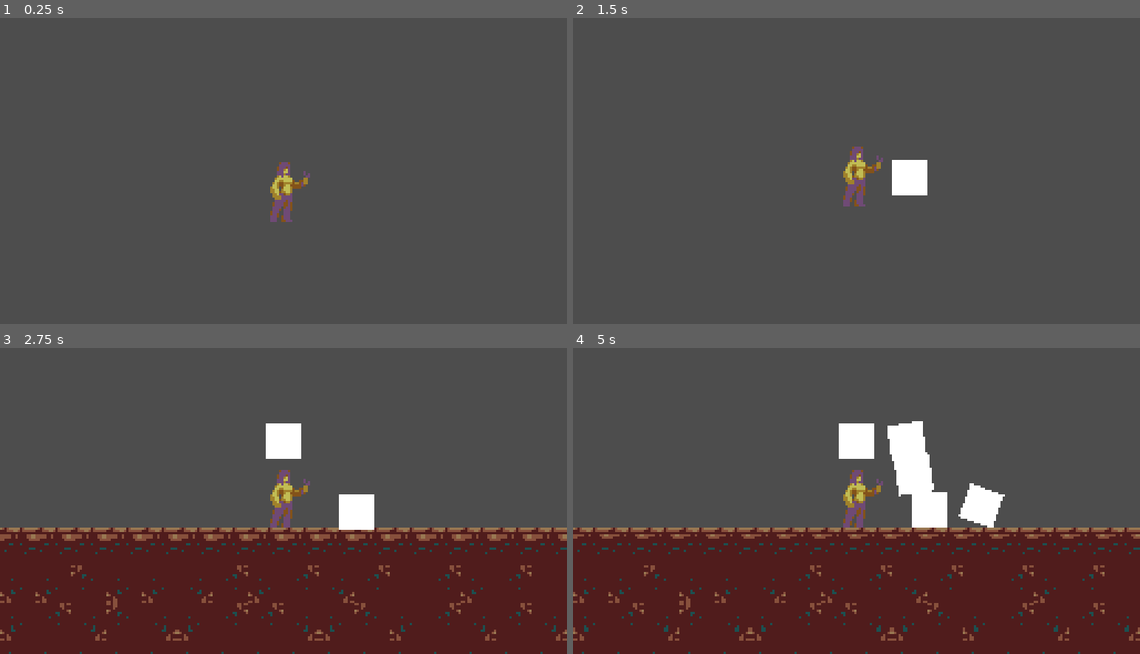
Above: before the commit, frames 1-4 (two rows, left to right).
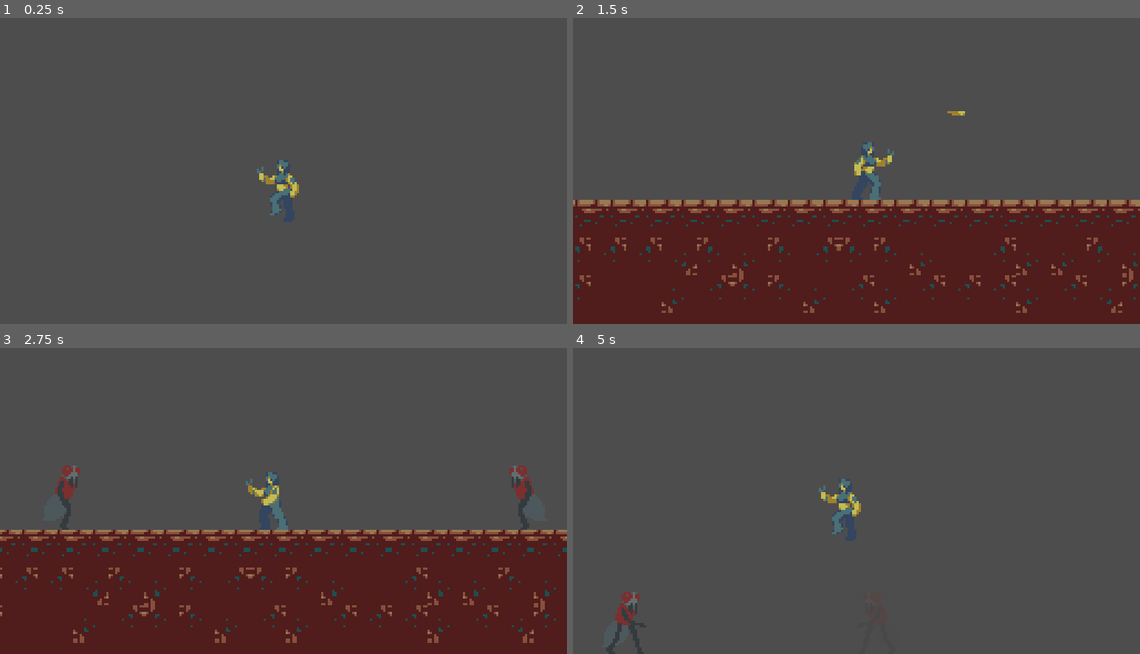
Above: after the commit, the same moments.

Repository: caduceusj/Hallowjam
Game: Godot game, scene res://Cenas/test.tscn
Two runs of this game, one before a commit and one after it. Both use one fixed random seed, a clock stepped at 60 frames per second and the inputs below. The project has no main scene, so this scene is started directly.
Inputs:
- Up to frame 1 (0.25 s): no input
- Up to frame 2 (1.5 s): tap Enter (ui_accept) at 0.5, 0.77 s; hold K (ui_shoot) 0.53-1.28 s; hold Right (ui_right) from 0.53 s (still down); tap K (ui_shoot) at 1.35 s
- Up to frame 3 (2.75 s): tap Enter (ui_accept) at 1.52 s; release Right (ui_right) at 2.03 s; hold Left (ui_left) from 2.03 s (still down); hold K (ui_shoot) from 2.03 s (still down)
- Up to frame 4 (5 s): release Left (ui_left) at 2.78 s; release K (ui_shoot) at 2.78 s; hold Right (ui_right) 2.78-4.28 s; tap K (ui_shoot) at 2.85, 4.35 s; tap Enter (ui_accept) at 3.02, 3.77, 4.52 s; hold K (ui_shoot) 3.53-4.28 s; tap C (ui_skill, bound only after the commit) at 4.15 s; hold Left (ui_left) from 4.28 s (still down)

The runs differ from the first frame. In frame 1, 0.8% of the frame differs, in the area x 45-55%, y 46-67%; in frame 2, 42%; in frame 3, 9.1%; in frame 4, 46%, in the area x 0-100%, y 23-100%.

Commit message:
Seu sonho né boe

Diff:
--- /dev/null
+++ b/HallowJam/Cenas/Bullets/axe.tscn
@@ -0,0 +1,36 @@
+[gd_scene load_steps=5 format=3 uid="uid://c3ij38jpmy8wj"]
+
+[ext_resource type="Script" path="res://Scripts/bullet.gd" id="1_vwiuv"]
+[ext_resource type="Texture2D" uid="uid://navdrpwcnup8" path="res://Sprite/Placeholder/Axe.png" id="2_tst54"]
+
+[sub_resource type="RectangleShape2D" id="RectangleShape2D_olwh0"]
+size = Vector2(16, 15)
+
+[sub_resource type="SpriteFrames" id="SpriteFrames_vkq2e"]
+animations = [{
+"frames": [{
+"duration": 1.0,
+"texture": ExtResource("2_tst54")
+}],
+"loop": true,
+"name": &"bullet",
+"speed": 10.0
+}]
+
+[node name="Axe" type="RigidBody2D"]
+mass = 0.01
+gravity_scale = 0.0
+script = ExtResource("1_vwiuv")
+speed = 300
+damage = 50
+coolDown = 2.0
+
+[node name="Area2D" type="Area2D" parent="." groups=["bullet"]]
+
+[node name="CollisionShape2D" type="CollisionShape2D" parent="Area2D"]
+position = Vector2(0, 0.5)
+shape = SubResource("RectangleShape2D_olwh0")
+
+[node name="AnimatedSprite2D" type="AnimatedSprite2D" parent="."]
+sprite_frames = SubResource("SpriteFrames_vkq2e")
+animation = &"bullet"
--- /dev/null
+++ b/HallowJam/Cenas/DescriptionToolTip/Description.tscn
@@ -0,0 +1,28 @@
+[gd_scene format=3 uid="uid://bfyf6dnvigxvi"]
+
+[node name="Control" type="Control"]
+layout_mode = 3
+anchors_preset = 15
+anchor_right = 1.0
+anchor_bottom = 1.0
+grow_horizontal = 2
+grow_vertical = 2
+
+[node name="MarginContainer" type="MarginContainer" parent="."]
+layout_mode = 0
+offset_left = -100.0
+offset_top = -12.0
+offset_right = 132.0
+offset_bottom = 26.0
+
+[node name="Panel" type="Panel" parent="MarginContainer"]
+layout_mode = 2
+
+[node name="Label" type="Label" parent="MarginContainer/Panel"]
+layout_mode = 0
+offset_left = 4.0
+offset_top = 8.0
+offset_right = 228.0
+offset_bottom = 32.0
+theme_override_font_sizes/font_size = 8
+text = "aaaaaa"
--- /dev/null
+++ b/HallowJam/Cenas/Enemy/enemyPrefab.tscn
@@ -0,0 +1,134 @@
+[gd_scene load_steps=15 format=3 uid="uid://biamoybuc33ng"]
+
+[ext_resource type="Script" path="res://Scripts/enemyPrefab.gd" id="1_vh1f7"]
+[ext_resource type="Texture2D" uid="uid://br78eg8f415t5" path="res://Sprite/EnemyBug/BugEnemy.png" id="2_x7wx0"]
+
+[sub_resource type="RectangleShape2D" id="RectangleShape2D_etq8c"]
+size = Vector2(20, 26)
+
+[sub_resource type="AtlasTexture" id="AtlasTexture_lmmd0"]
+atlas = ExtResource("2_x7wx0")
+region = Rect2(0, 32, 32, 32)
+
+[sub_resource type="AtlasTexture" id="AtlasTexture_lv53v"]
+atlas = ExtResource("2_x7wx0")
+region = Rect2(32, 32, 32, 32)
+
+[sub_resource type="AtlasTexture" id="AtlasTexture_wj5rk"]
+atlas = ExtResource("2_x7wx0")
+region = Rect2(64, 32, 32, 32)
+
+[sub_resource type="AtlasTexture" id="AtlasTexture_nl2kt"]
+atlas = ExtResource("2_x7wx0")
+region = Rect2(96, 32, 32, 32)
+
+[sub_resource type="SpriteFrames" id="SpriteFrames_81clx"]
+animations = [{
+"frames": [{
+"duration": 1.0,
+"texture": SubResource("AtlasTexture_lmmd0")
+}, {
+"duration": 1.0,
+"texture": SubResource("AtlasTexture_lv53v")
+}, {
+"duration": 1.0,
+"texture": SubResource("AtlasTexture_wj5rk")
+}, {
+"duration": 1.0,
+"texture": SubResource("AtlasTexture_nl2kt")
+}],
+"loop": true,
+"name": &"default",
+"speed": 5.0
+}]
+
+[sub_resource type="RectangleShape2D" id="RectangleShape2D_pstl5"]
+size = Vector2(192, 115)
+
+[sub_resource type="RectangleShape2D" id="RectangleShape2D_4k703"]
+size = Vector2(20, 28)
+
+[sub_resource type="Animation" id="Animation_lnnwp"]
+resource_name = "Damaged"
+length = 0.6
+tracks/0/type = "value"
+tracks/0/imported = false
+tracks/0/enabled = true
+tracks/0/path = NodePath("AnimatedSprite2D:modulate")
+tracks/0/interp = 1
+tracks/0/loop_wrap = true
+tracks/0/keys = {
+"times": PackedFloat32Array(0, 0.1, 0.2, 0.3, 0.4, 0.5, 0.6),
+"transitions": PackedFloat32Array(1, 1, 1, 1, 1, 1, 1),
+"update": 0,
+"values": [Color(1, 1, 1, 1), Color(0.996078, 0, 0, 1), Color(1, 1, 1, 1), Color(0.996078, 0, 0, 1), Color(1, 1, 1, 1), Color(0.996078, 0, 0, 1), Color(1, 1, 1, 1)]
+}
+
+[sub_resource type="Animation" id="Animation_7h6nt"]
+length = 0.001
+tracks/0/type = "value"
+tracks/0/imported = false
+tracks/0/enabled = true
+tracks/0/path = NodePath("AnimatedSprite2D:modulate")
+tracks/0/interp = 1
+tracks/0/loop_wrap = true
+tracks/0/keys = {
+"times": PackedFloat32Array(0),
+"transitions": PackedFloat32Array(1),
+"update": 0,
+"values": [Color(1, 1, 1, 1)]
+}
+
+[sub_resource type="Animation" id="Animation_cfwum"]
+resource_name = "death"
+length = 0.5
+tracks/0/type = "value"
+tracks/0/imported = false
+tracks/0/enabled = true
+tracks/0/path = NodePath("AnimatedSprite2D:modulate")
+tracks/0/interp = 1
+tracks/0/loop_wrap = true
+tracks/0/keys = {
+"times": PackedFloat32Array(0, 0.1, 0.2, 0.3, 0.4, 0.5),
+"transitions": PackedFloat32Array(1, 1, 1, 1, 1, 1),
+"update": 0,
+"values": [Color(1, 0, 0, 1), Color(1, 1, 1, 0.705882), Color(1, 0, 0, 1), Color(1, 1, 1, 0.392157), Color(1, 0, 0, 1), Color(1, 1, 1, 0)]
+}
+
+[sub_resource type="AnimationLibrary" id="AnimationLibrary_lhyqe"]
+_data = {
+"Damaged": SubResource("Animation_lnnwp"),
+"RESET": SubResource("Animation_7h6nt"),
+"death": SubResource("Animation_cfwum")
+}
+
+[node name="Enemy" type="CharacterBody2D"]
+script = ExtResource("1_vh1f7")
+
+[node name="CollisionShape2D" type="CollisionShape2D" parent="."]
+position = Vector2(0, 3)
+shape = SubResource("RectangleShape2D_etq8c")
+
+[node name="AnimatedSprite2D" type="AnimatedSprite2D" parent="."]
+sprite_frames = SubResource("SpriteFrames_81clx")
+
+[node name="DetectionArea" type="Area2D" parent="."]
+
+[node name="CollisionShape2D" type="CollisionShape2D" parent="DetectionArea"]
+position = Vector2(0, -41.5)
+shape = SubResource("RectangleShape2D_pstl5")
+debug_color = Color(0.996078, 0, 0.215686, 0.419608)
+
+[node name="BulletAndArea" type="Area2D" parent="."]
+
+[node name="CollisionShape2D" type="CollisionShape2D" parent="BulletAndArea"]
+position = Vector2(0, 2)
+shape = SubResource("RectangleShape2D_4k703")
+
+[node name="AnimationPlayer" type="AnimationPlayer" parent="."]
+libraries = {
+"": SubResource("AnimationLibrary_lhyqe")
+}
+
+[connection signal="area_entered" from="DetectionArea" to="." method="_on_area_2d_area_entered"]
+[connection signal="area_entered" from="BulletAndArea" to="." method="_on_bullet_and_area_area_entered"]
--- /dev/null
+++ b/HallowJam/Cenas/Intro/intro.tscn
@@ -0,0 +1,91 @@
+[gd_scene load_steps=5 format=3 uid="uid://celt08yuyvc2c"]
+
+[ext_resource type="Script" path="res://Scripts/intro.gd" id="1_34wkc"]
+
+[sub_resource type="Animation" id="Animation_o5a3p"]
+length = 0.001
+tracks/0/type = "value"
+tracks/0/imported = false
+tracks/0/enabled = true
+tracks/0/path = NodePath("Label:position")
+tracks/0/interp = 1
+tracks/0/loop_wrap = true
+tracks/0/keys = {
+"times": PackedFloat32Array(0),
+"transitions": PackedFloat32Array(1),
+"update": 0,
+"values": [Vector2(40, 132)]
+}
+tracks/1/type = "value"
+tracks/1/imported = false
+tracks/1/enabled = true
+tracks/1/path = NodePath("Label:rotation")
+tracks/1/interp = 1
+tracks/1/loop_wrap = true
+tracks/1/keys = {
+"times": PackedFloat32Array(0),
+"transitions": PackedFloat32Array(1),
+"update": 0,
+"values": [0.0]
+}
+
+[sub_resource type="Animation" id="Animation_nfkar"]
+resource_name = "TitleRoll"
+length = 6.0
+tracks/0/type = "value"
+tracks/0/imported = false
+tracks/0/enabled = true
+tracks/0/path = NodePath("Label:position")
+tracks/0/interp = 1
+tracks/0/loop_wrap = true
+tracks/0/keys = {
+"times": PackedFloat32Array(0, 6),
+"transitions": PackedFloat32Array(1, 1),
+"update": 0,
+"values": [Vector2(40, 132), Vector2(40, -444)]
+}
+tracks/1/type = "value"
+tracks/1/imported = false
+tracks/1/enabled = true
+tracks/1/path = NodePath("Label:rotation")
+tracks/1/interp = 1
+tracks/1/loop_wrap = true
+tracks/1/keys = {
+"times": PackedFloat32Array(0, 6),
+"transitions": PackedFloat32Array(1, 1),
+"update": 0,
+"values": [0.0, 0.0]
+}
+
+[sub_resource type="AnimationLibrary" id="AnimationLibrary_dt32g"]
+_data = {
+"RESET": SubResource("Animation_o5a3p"),
+"TitleRoll": SubResource("Animation_nfkar")
+}
+
+[node name="Control" type="Control"]
+layout_mode = 3
+anchors_preset = 15
+anchor_right = 1.0
+anchor_bottom = 1.0
+grow_horizontal = 2
+grow_vertical = 2
+script = ExtResource("1_34wkc")
+
+[node name="Panel" type="Panel" parent="."]
+layout_mode = 0
+offset_right = 256.0
+offset_bottom = 144.0
+
+[node name="AnimationPlayer" type="AnimationPlayer" parent="."]
+libraries = {
+"": SubResource("AnimationLibrary_dt32g")
+}
+
+[node name="Label" type="Label" parent="."]
+offset_left = 40.0
+offset_top = 132.0
+offset_right = 232.0
+offset_bottom = 704.0
+text = "\"Lorem ipsum dolor sit amet, consectetur adipiscing elit, sed do eiusmod tempor incididunt ut labore et dolore magna aliqua. Ut enim ad minim veniam, quis nostrud exercitation ullamco laboris nisi ut aliquip ex ea commodo consequat. Duis aute irure dolor in reprehenderit in voluptate velit esse cillum dolore eu fugiat nulla pariatur. Excepteur sint occaecat cupidatat non proident, sunt in culpa qui officia deserunt mollit anim id est laborum.\""
+autowrap_mode = 3
--- /dev/null
+++ b/HallowJam/Cenas/Items/collectablePrefab.tscn
@@ -0,0 +1,20 @@
+[gd_scene load_steps=3 format=3 uid="uid://cjjh6r2kqes1u"]
+
+[ext_resource type="Script" path="res://Scripts/collectablePrefab.gd" id="1_1kohq"]
+
+[sub_resource type="RectangleShape2D" id="RectangleShape2D_euvb2"]
+
+[node name="Collectable" type="Area2D"]
+script = ExtResource("1_1kohq")
+
+[node name="ColorRect" type="ColorRect" parent="."]
+offset_left = -10.0
+offset_top = -10.0
+offset_right = 10.0
+offset_bottom = 10.0
+color = Color(0.913725, 0, 0.698039, 1)
+
+[node name="CollisionShape2D" type="CollisionShape2D" parent="."]
+shape = SubResource("RectangleShape2D_euvb2")
+
+[connection signal="area_entered" from="." to="." method="_on_area_entered"]
--- a/HallowJam/Cenas/Player.tscn
+++ b/HallowJam/Cenas/Player.tscn
@@ -1,28 +1,101 @@
-[gd_scene load_steps=5 format=3 uid="uid://dtm31j8urp8bs"]
+[gd_scene load_steps=13 format=3 uid="uid://dtm31j8urp8bs"]
 
 [ext_resource type="Script" path="res://Scripts/Player.gd" id="1_01ukx"]
-[ext_resource type="Texture2D" uid="uid://c4he4g8sdt14a" path="res://Sprite/Placeholder/image.png" id="2_e2n0f"]
+[ext_resource type="PackedScene" uid="uid://bfyf6dnvigxvi" path="res://Cenas/DescriptionToolTip/Description.tscn" id="2_ovptu"]
+[ext_resource type="Texture2D" uid="uid://civng3hd0b6bx" path="res://Sprite/Player/Player.png" id="2_rkt41"]
 
 [sub_resource type="RectangleShape2D" id="RectangleShape2D_0x4kx"]
-size = Vector2(32, 32)
+size = Vector2(12, 28)
 
 [sub_resource type="RectangleShape2D" id="RectangleShape2D_vftb7"]
 size = Vector2(32, 32)
 
+[sub_resource type="AtlasTexture" id="AtlasTexture_2rims"]
+atlas = ExtResource("2_rkt41")
+region = Rect2(0, 0, 32, 32)
+
+[sub_resource type="AtlasTexture" id="AtlasTexture_qsw4g"]
+atlas = ExtResource("2_rkt41")
+region = Rect2(0, 64, 32, 32)
+
+[sub_resource type="AtlasTexture" id="AtlasTexture_804oy"]
+atlas = ExtResource("2_rkt41")
+region = Rect2(0, 32, 32, 32)
+
+[sub_resource type="AtlasTexture" id="AtlasTexture_1vpf5"]
+atlas = ExtResource("2_rkt41")
+region = Rect2(32, 32, 32, 32)
+
+[sub_resource type="AtlasTexture" id="AtlasTexture_ayyqv"]
+atlas = ExtResource("2_rkt41")
+region = Rect2(64, 32, 32, 32)
+
+[sub_resource type="AtlasTexture" id="AtlasTexture_vamt7"]
+atlas = ExtResource("2_rkt41")
+region = Rect2(96, 32, 32, 32)
+
+[sub_resource type="SpriteFrames" id="SpriteFrames_fy123"]
+animations = [{
+"frames": [{
+"duration": 1.0,
+"texture": SubResource("AtlasTexture_2rims")
+}],
+"loop": true,
+"name": &"Idle",
+"speed": 3.0
+}, {
+"frames": [{
+"duration": 1.0,
+"texture": SubResource("AtlasTexture_qsw4g")
+}],
+"loop": true,
+"name": &"Jumping",
+"speed": 5.0
+}, {
+"frames": [{
+"duration": 1.0,
+"texture": SubResource("AtlasTexture_804oy")
+}, {
+"duration": 1.0,
+"texture": SubResource("AtlasTexture_1vpf5")
+}, {
+"duration": 1.0,
+"texture": SubResource("AtlasTexture_ayyqv")
+}, {
+"duration": 1.0,
+"texture": SubResource("AtlasTexture_vamt7")
+}],
+"loop": true,
+"name": &"Walking",
+"speed": 5.0
+}]
+
 [node name="CharacterBody2D" type="CharacterBody2D"]
 script = ExtResource("1_01ukx")
 
-[node name="Sprite2D" type="Sprite2D" parent="."]
-texture = ExtResource("2_e2n0f")
+[node name="Control" parent="." instance=ExtResource("2_ovptu")]
+visible = false
+offset_left = -8.0
+offset_top = -56.0
+offset_right = -8.0
+offset_bottom = -56.0
 
 [node name="CollisionShape2D" type="CollisionShape2D" parent="."]
+position = Vector2(0, 2)
 shape = SubResource("RectangleShape2D_0x4kx")
 
 [node name="bulletPoint" type="Node2D" parent="."]
-position = Vector2(32, 0)
+position = Vector2(-11, -5)
 
-[node name="Area2D" type="Area2D" parent="."]
+[node name="Area2D" type="Area2D" parent="." groups=["Player"]]
 
 [node name="CollisionShape2D" type="CollisionShape2D" parent="Area2D"]
 shape = SubResource("RectangleShape2D_vftb7")
 debug_color = Color(0.968627, 0, 0.458824, 0.419608)
+
+[node name="AnimatedSprite2D" type="AnimatedSprite2D" parent="."]
+sprite_frames = SubResource("SpriteFrames_fy123")
+animation = &"Idle"
+flip_h = true
+
+[editable path="Control"]
--- a/HallowJam/Cenas/bullet.tscn
+++ b/HallowJam/Cenas/bullet.tscn
@@ -1,16 +1,45 @@
-[gd_scene load_steps=2 format=3 uid="uid://b4vudukpisv6n"]
+[gd_scene load_steps=7 format=3 uid="uid://b4vudukpisv6n"]
+
+[ext_resource type="Script" path="res://Scripts/bullet.gd" id="1_m8csn"]
+[ext_resource type="Texture2D" uid="uid://culgqnfh0dh6p" path="res://Sprite/Player/Bullet2.png" id="2_nnqge"]
 
 [sub_resource type="RectangleShape2D" id="RectangleShape2D_olwh0"]
-size = Vector2(16, 16)
+size = Vector2(16, 15)
+
+[sub_resource type="AtlasTexture" id="AtlasTexture_4xh1h"]
+atlas = ExtResource("2_nnqge")
+region = Rect2(0, 0, 8, 8)
+
+[sub_resource type="AtlasTexture" id="AtlasTexture_omqc3"]
+atlas = ExtResource("2_nnqge")
+region = Rect2(8, 0, 8, 8)
+
+[sub_resource type="SpriteFrames" id="SpriteFrames_a4c76"]
+animations = [{
+"frames": [{
+"duration": 1.0,
+"texture": SubResource("AtlasTexture_4xh1h")
+}, {
+"duration": 1.0,
+"texture": SubResource("AtlasTexture_omqc3")
+}],
+"loop": true,
+"name": &"bullet",
+"speed": 10.0
+}]
 
 [node name="Bullet" type="RigidBody2D"]
-scale = Vector2(0.25, 0.25)
+mass = 0.01
+gravity_scale = 0.0
+script = ExtResource("1_m8csn")
+coolDown = 0.5
 
-[node name="CollisionShape2D" type="CollisionShape2D" parent="."]
+[node name="Area2D" type="Area2D" parent="." groups=["bullet"]]
+
+[node name="CollisionShape2D" type="CollisionShape2D" parent="Area2D"]
 shape = SubResource("RectangleShape2D_olwh0")
 
-[node name="ColorRect" type="ColorRect" parent="."]
-offset_left = -8.0
-offset_top = -8.0
-offset_right = 8.0
-offset_bottom = 8.0
+[node name="AnimatedSprite2D" type="AnimatedSprite2D" parent="."]
+sprite_frames = SubResource("SpriteFrames_a4c76")
+animation = &"bullet"
+frame_progress = 0.87447
--- a/HallowJam/Cenas/test.tscn
+++ b/HallowJam/Cenas/test.tscn
@@ -1,9 +1,11 @@
-[gd_scene load_steps=5 format=3 uid="uid://bte83fj65jvig"]
+[gd_scene load_steps=7 format=3 uid="uid://bte83fj65jvig"]
 
 [ext_resource type="Script" path="res://Scripts/level1.gd" id="1_bui3x"]
 [ext_resource type="PackedScene" uid="uid://dpk2epek71usb" path="res://Cenas/cameraLimiter.tscn" id="2_iglrm"]
 [ext_resource type="PackedScene" uid="uid://dtm31j8urp8bs" path="res://Cenas/Player.tscn" id="2_uuldn"]
 [ext_resource type="PackedScene" uid="uid://cdan6ull4ccvp" path="res://Cenas/Map.tscn" id="4_qa2sv"]
+[ext_resource type="PackedScene" uid="uid://biamoybuc33ng" path="res://Cenas/Enemy/enemyPrefab.tscn" id="5_hmqh2"]
+[ext_resource type="PackedScene" uid="uid://cjjh6r2kqes1u" path="res://Cenas/Items/collectablePrefab.tscn" id="6_hhdj5"]
 
 [node name="Node2D" type="Node2D" node_paths=PackedStringArray("camera", "player")]
 script = ExtResource("1_bui3x")
@@ -33,3 +35,12 @@
 
 [node name="Node2D" parent="." instance=ExtResource("4_qa2sv")]
 position = Vector2(0, 720)
+
+[node name="Enemy" parent="." instance=ExtResource("5_hmqh2")]
+position = Vector2(442, 704)
+
+[node name="Collectable" parent="." instance=ExtResource("6_hhdj5")]
+position = Vector2(670, 707)
+
+[node name="Enemy2" parent="." instance=ExtResource("5_hmqh2")]
+position = Vector2(80, 704)
--- a/HallowJam/Scripts/Player.gd
+++ b/HallowJam/Scripts/Player.gd
@@ -1,13 +1,21 @@
 extends CharacterBody2D
 
 
-const SPEED = 600.0
-const JUMP_VELOCITY = -800.0
+
+const SPEED = 150.0
+const JUMP_VELOCITY = -400.0
+
+var directionBullet = Vector2(1,0)
 
 
 @onready var bullet = preload("res://Cenas/bullet.tscn")
+@onready var axe = preload("res://Cenas/Bullets/axe.tscn")
 var bullet_point : Node2D
 var target : Node2D
+var justAcquiredAxe
+var canFire = true
+var canSkill = true
+
 
 # Get the gravity from the project settings to be synced with RigidBody nodes.
 var gravity = 1300
@@ -16,9 +24,18 @@
 	bullet_point = $bulletPoint
 
 
+
+func _process(delta):
+	if(justAcquiredAxe == true):
+		justAcquiredAxe = false
+		$Control.show()
+		$Control/MarginContainer/Panel/Label.text = "Muhehehehe noo i dont have anything to say"
+		await(get_tree().create_timer(3.0).timeout)
+		$Control.hide()
 func _physics_process(delta):
 	# Add the gravity.
 	if not is_on_floor():
+		$AnimatedSprite2D.play("Jumping")
 		velocity.y += gravity * delta
 
 	# Handle Jump.
@@ -29,18 +46,50 @@
 	# As good practice, you should replace UI actions with custom gameplay actions.
 	var direction = Input.get_axis("ui_left", "ui_right")
 	if direction:
+		if(not is_on_floor()):
+			pass
+		else:
+			$AnimatedSprite2D.play("Walking")
 		direction = direction * SPEED
 		velocity.x = lerp(velocity.x, direction, 0.2)#direction * SPEED
 	else:
 		velocity.x = lerp(velocity.x, 0.0, 0.2)#move_toward(velocity.x, 0, SPEED)
+		if(not is_on_floor()):
+			pass
+		else:
+			$AnimatedSprite2D.play("Idle")
 	move_and_slide()
 
 func fire():
-	var bulletShoot = bullet.instantiate()
-	bulletShoot.global_position = bullet_point.global_position
-	get_tree().root.add_child(bulletShoot)
-	bulletShoot.apply_impulse(Vector2.ZERO, Vector2(100000, 0))  # Apply an impulse to the right
+	if(canFire):
+		canFire = false
+		var bulletShoot = bullet.instantiate()
+		bulletShoot.global_position = bullet_point.global_position
+		bulletShoot.direction = directionBullet
+		get_tree().root.add_child(bulletShoot)
+		await(get_tree().create_timer(bulletShoot.coolDown).timeout)
+		canFire = true
+
+func skillShot():
+	if(canSkill):
+		canSkill = false
+		var axeShot = axe.instantiate()
+		axeShot.global_position = bullet_point.global_position
+		axeShot.direction = directionBullet
+		get_tree().root.add_child(axeShot)
+		await(get_tree().create_timer(axeShot.coolDown).timeout)
+		canSkill = true
 
 func _input(event):
 	if(event.is_action_pressed("ui_shoot")):
 		fire()
+	if(event.is_action_pressed("ui_right")):
+		directionBullet = Vector2(1,0)
+		bullet_point.position = Vector2(14,-5)
+		$AnimatedSprite2D.flip_h = false
+	if(event.is_action_pressed("ui_left")):
+		directionBullet = Vector2(-1,0)
+		bullet_point.position = Vector2(-14,-5)
+		$AnimatedSprite2D.flip_h = true
+	if(event.is_action_pressed("ui_skill")):
+		skillShot()
--- /dev/null
+++ b/HallowJam/Scripts/PlayerState/playerState.gd
@@ -0,0 +1,15 @@
+extends Script
+
+var hasAxe = false
+
+var hasFireball = false
+
+var maxHealth = 100
+
+var minHealth = 0
+
+var currentHealth = 100
+
+var currentItems = []
+
+var currentSkill = "Axe"
--- /dev/null
+++ b/HallowJam/Scripts/bullet.gd
@@ -0,0 +1,14 @@
+extends RigidBody2D
+
+@export var speed = 400  # Ajuste para corresponder ao seu jogo
+var direction = Vector2(-1, 0)  # Ajuste para a direção que você deseja
+
+@export var damage = 25
+
+@export var coolDown = 3.0
+# Called when the node enters the scene tree for the first time.
+func _ready():
+	$AnimatedSprite2D.play("bullet")
+	apply_central_impulse(direction * speed)
+	await(get_tree().create_timer(5.0).timeout)
+	queue_free()
--- /dev/null
+++ b/HallowJam/Scripts/collectablePrefab.gd
@@ -0,0 +1,13 @@
+extends Area2D
+
+@export var isAxe = true
+@export var isFireball = false
+
+# Called when the node enters the scene tree for the first time.
+
+
+func _on_area_entered(area):
+	if(area.is_in_group("Player")):
+		if(isAxe == true):
+			area.get_parent().justAcquiredAxe = true
+			queue_free()
--- /dev/null
+++ b/HallowJam/Scripts/enemyPrefab.gd
@@ -0,0 +1,58 @@
+extends CharacterBody2D
+
+
+var speed = 50  # Ajuste para corresponder ao seu jogo
+var player : Node2D
+
+var health = 75
+
+enum State {
+	PATROL,
+	CHASE
+}
+
+
+func _ready():
+	pass
+
+func _physics_process(delta):
+	if(player):
+		velocity.x = speed * sign(player.global_position.x - global_position.x)
+	move_and_slide()
+	if(velocity.x != 0):
+		$AnimatedSprite2D.play("default")
+		if(velocity.x > 0):
+			$AnimatedSprite2D.flip_h = false
+		if(velocity.x < 0):
+			$AnimatedSprite2D.flip_h = true
+	else:
+		patrol()
+
+
+
+func patrol():
+		velocity.x = +10
+		await(get_tree().create_timer(3.0).timeout)
+		velocity.x = 0
+		velocity.x = -10
+		await(get_tree().create_timer(3.0).timeout)
+		velocity.x = 0
+
+func _on_area_2d_area_entered(area):
+	if(area.is_in_group("Player")):
+		player = area.get_parent()
+
+
+
+
+func _on_bullet_and_area_area_entered(area):
+	if(area.is_in_group("bullet")):
+		print("enter")
+		area.get_parent().queue_free()
+		health = health - 25
+		$AnimationPlayer.play("Damaged")
+		if(health <= 0):
+			$BulletAndArea.monitoring = false
+			$AnimationPlayer.play("death")
+			await($AnimationPlayer.animation_finished)
+			queue_free()
--- /dev/null
+++ b/HallowJam/Scripts/intro.gd
@@ -0,0 +1,7 @@
+extends Control
+
+
+# Called when the node enters the scene tree for the first time.
+func _ready():
+	$AnimationPlayer.play("TitleRoll")
+	pass # Replace with function body.
--- a/HallowJam/project.godot
+++ b/HallowJam/project.godot
@@ -13,6 +13,10 @@
 config/name="HallowJam"
 config/features=PackedStringArray("4.1", "GL Compatibility")
 config/icon="res://icon.svg"
+
+[autoload]
+
+PlayerState="*res://Scripts/PlayerState/playerState.gd"
 
 [display]
 
@@ -36,6 +40,11 @@
 "events": [Object(InputEventKey,"resource_local_to_scene":false,"resource_name":"","device":0,"window_id":0,"alt_pressed":false,"shift_pressed":false,"ctrl_pressed":false,"meta_pressed":false,"pressed":false,"keycode":0,"physical_keycode":75,"key_label":0,"unicode":0,"echo":false,"script":null)
 ]
 }
+ui_skill={
+"deadzone": 0.5,
+"events": [Object(InputEventKey,"resource_local_to_scene":false,"resource_name":"","device":0,"window_id":0,"alt_pressed":false,"shift_pressed":false,"ctrl_pressed":false,"meta_pressed":false,"pressed":false,"keycode":0,"physical_keycode":67,"key_label":0,"unicode":0,"echo":false,"script":null)
+]
+}
 
 [rendering]
 
Binary file added: HallowJam/Sprite/EnemyBug/BugEnemy.png
Not shown, added: HallowJam/Sprite/EnemyBug/BugEnemy.png.import
Binary file added: HallowJam/Sprite/EnemyTest/EnemyTest.png
Not shown, added: HallowJam/Sprite/EnemyTest/EnemyTest.png.import
Binary file added: HallowJam/Sprite/Placeholder/Axe.ase
Binary file added: HallowJam/Sprite/Placeholder/Axe.png
Not shown, added: HallowJam/Sprite/Placeholder/Axe.png.import
Binary file added: HallowJam/Sprite/Player/Bullet.png
Not shown, added: HallowJam/Sprite/Player/Bullet.png.import
Binary file added: HallowJam/Sprite/Player/Bullet2.png
Not shown, added: HallowJam/Sprite/Player/Bullet2.png.import
Binary file added: HallowJam/Sprite/Player/Player.png
(and 1 more such lines)
